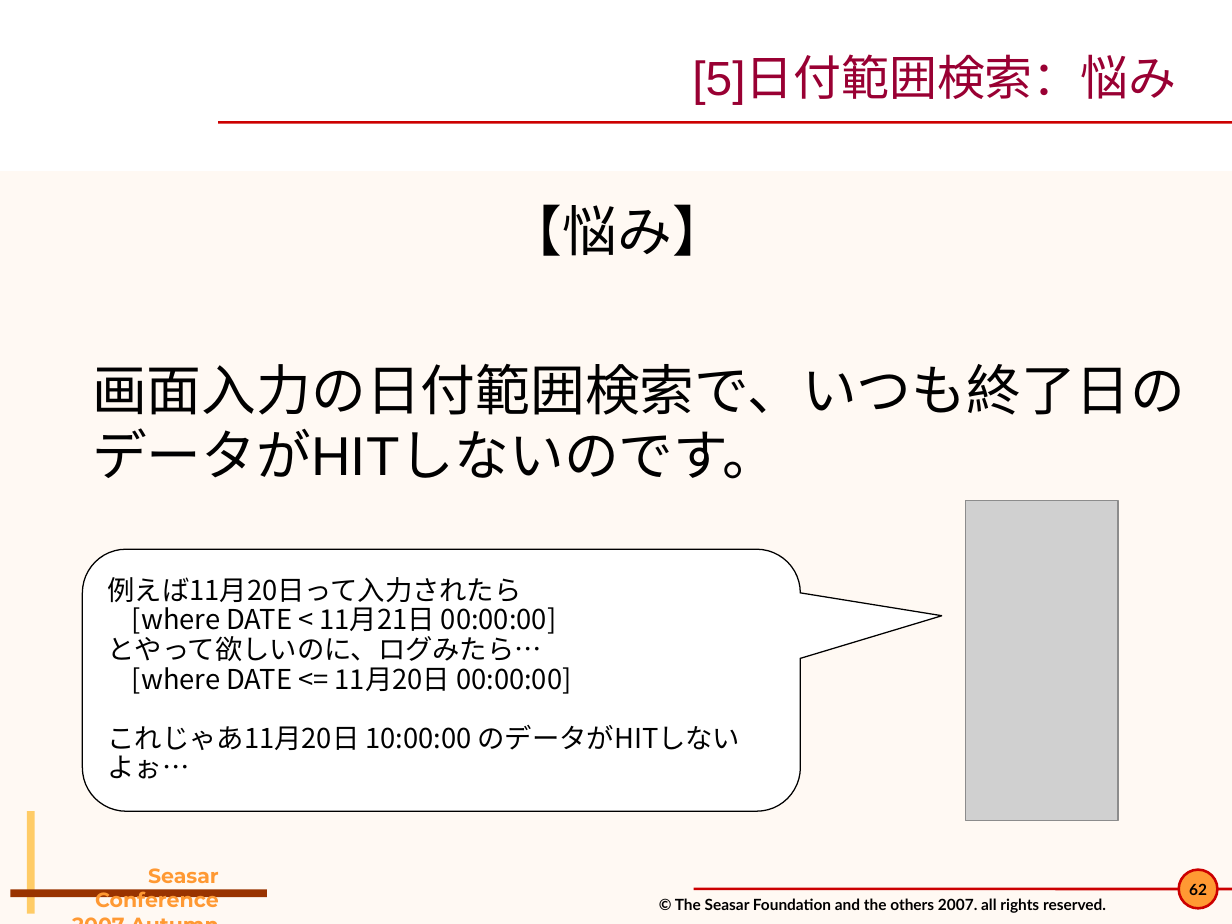
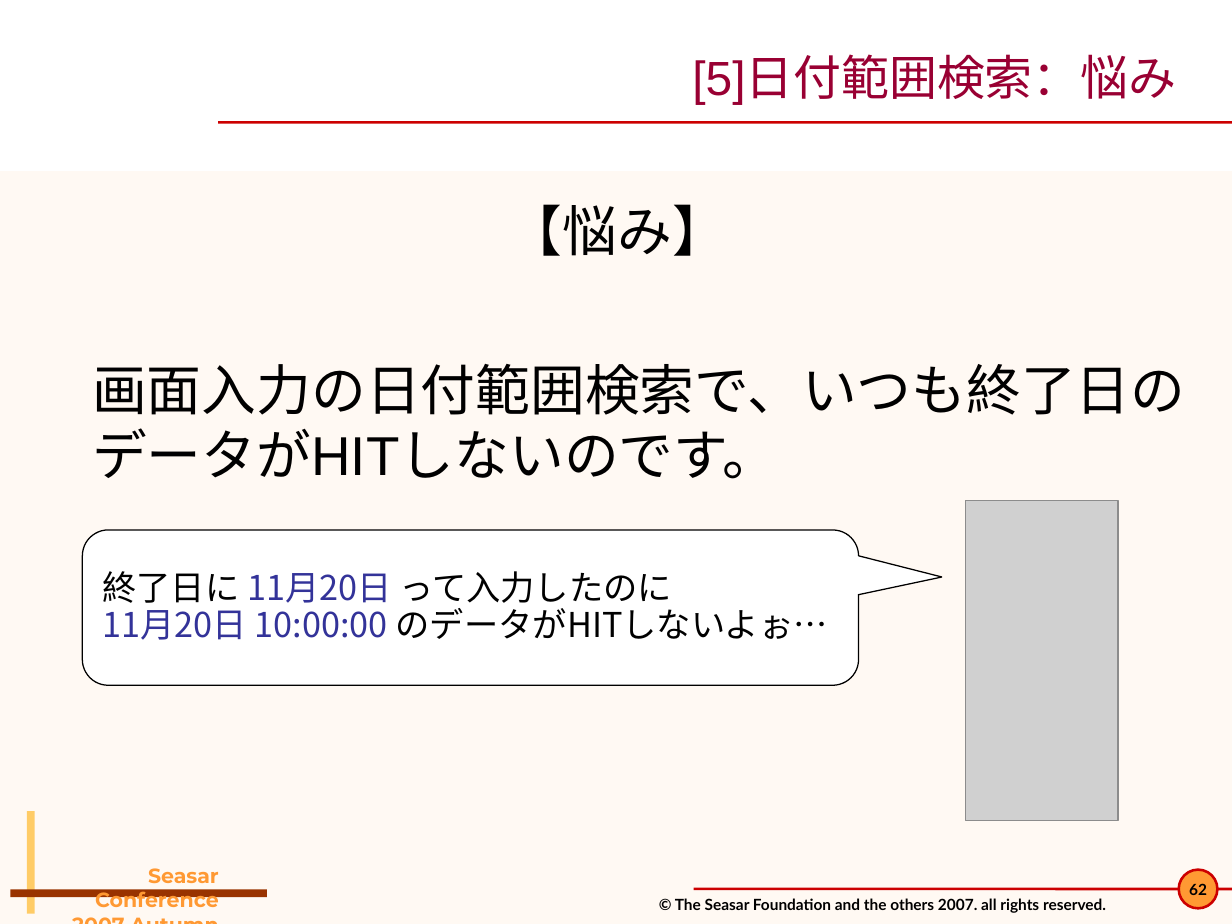
Before and after one commit to seasarorg/dbflute, a slide deck: slide 62 of dbflute/etc/doc/pres/sc2007a_2-DBFlute.ppt. Drawn at 1232x924 pixels with LibreOffice and Linux fonts; fonts in the diff are those of the drawing; grey boxes stand for pictures; background and template pictures are left out. Boxes give left, top, right and bottom in pixels: in the first picture for what was removed or moved away, otherwise in the second. Text is boxed around its words. In the diff, an @@ line names an element or a change of style, - is before the commit and + after.

```diff
--- a/dbflute/etc/doc/pres/sc2007a_2-DBFlute.ppt
+++ b/dbflute/etc/doc/pres/sc2007a_2-DBFlute.ppt
@@ rounded speech box "終了日に 11月20日 って入力したのに": place and size @@
-rounded speech box "終了日に 11月20日 って入力したのに" at <box>83,549,801,812</box>
+rounded speech box "終了日に 11月20日 って入力したのに" at <box>83,530,859,685</box>
@@ rounded speech box "終了日に 11月20日 って入力したのに" at <box>83,530,859,685</box>: proportions changed @@
@@ text in rounded speech box at <box>102,571,828,640</box>: text changed; size 16 to 20 pt @@
-例えば11月20日って入力されたら
-[where DATE < 11月21日 00:00:00]
-とやって欲しいのに、ログみたら…
-[where DATE <= 11月20日 00:00:00]
-これじゃあ11月20日 10:00:00 のデータがHITしないよぉ…
+終了日に 11月20日 って入力したのに
+11月20日 10:00:00 のデータがHITしないよぉ…
```
Also in this commit, not shown: 5 other slides changed, 20 other files.
